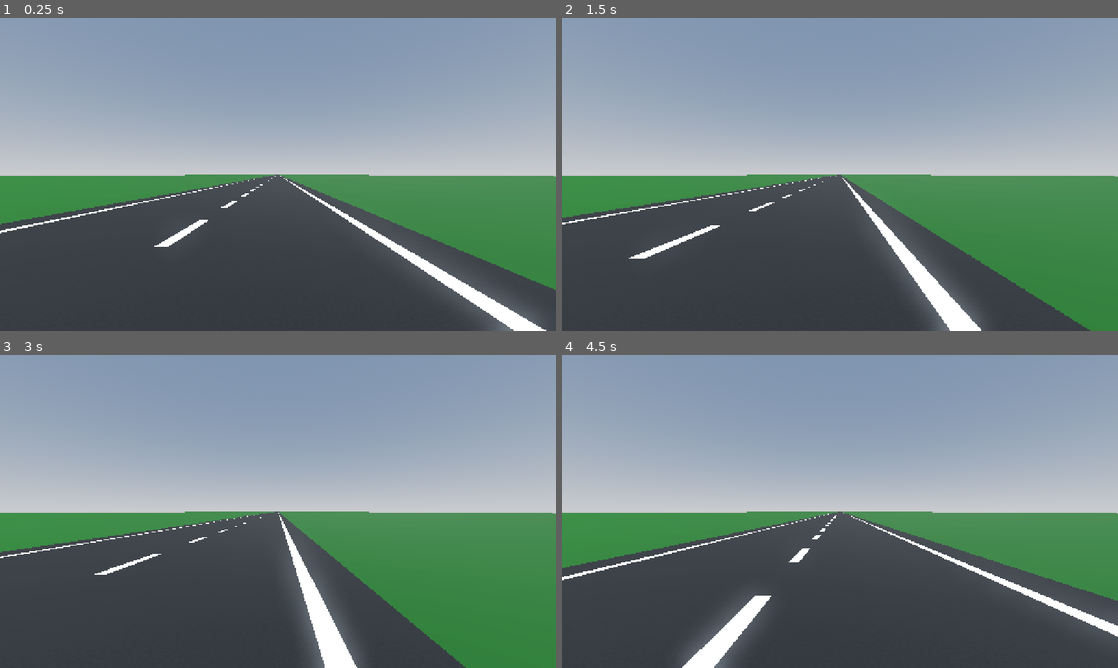
Above: before the commit, frames 1-4 (two rows, left to right).
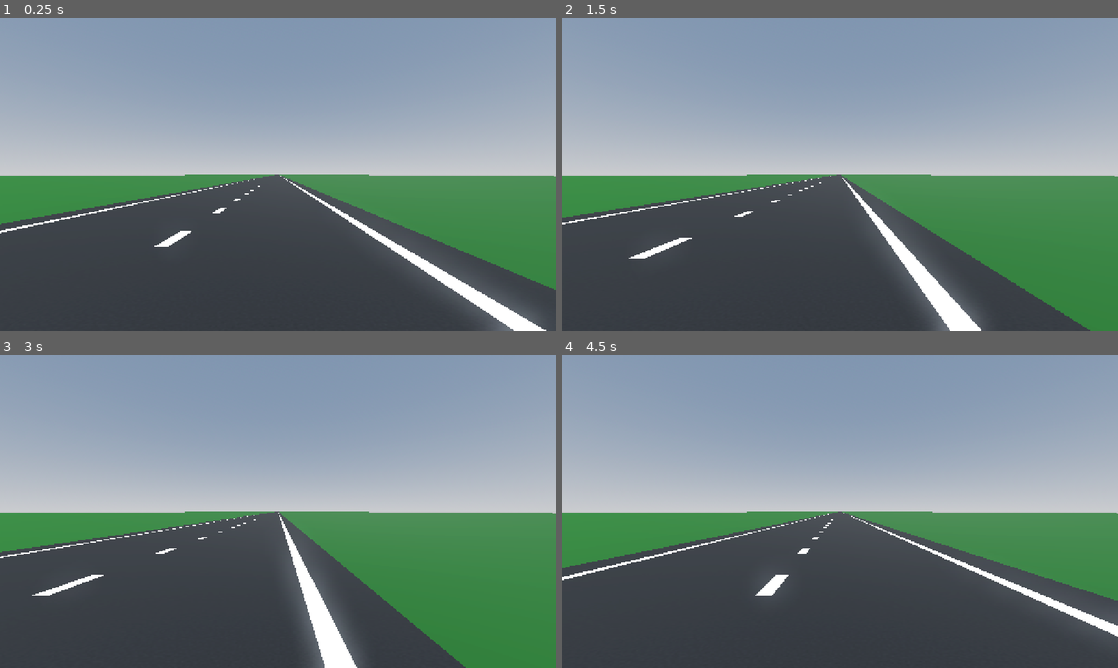
Above: after the commit, the same moments.

Repository: despauxemile/road-fpga-scene
Game: Godot game, scene res://world.tscn
The game is run twice, just before and just after one commit, with the same random seed, the same clock (stepped at 60 frames per second) and the same inputs.
Inputs:
- Up to frame 1 (0.25 s): no input
- Up to frame 2 (1.5 s): hold Right (right) 0.53-1.28 s; tap Space (toggle) at 0.6, 1.35 s; hold Left (left) from 1.28 s (still down)
- Up to frame 3 (3 s): release Left (left) at 2.03 s; hold Right (right) from 2.03 s (still down); tap Space (toggle) at 2.1, 2.85 s
- Up to frame 4 (4.5 s): release Right (right) at 3.53 s; hold Left (left) from 3.53 s (still down); tap Space (toggle) at 3.6, 4.35 s

The runs differ from the first frame. In frame 1, 0.1% of the frame differs, in the area x 32-50%, y 50-68%; in frame 2, 0.2%; in frame 3, 0.4%; in frame 4, 1.8%, in the area x 21-50%, y 51-100%.

Commit message:
smaller lines

Diff:
--- a/world.tscn
+++ b/world.tscn
@@ -53,7 +53,7 @@
 render_priority = 0
 shader = ExtResource("2_fj7yv")
 shader_parameter/scroll_speed = 15.0
-shader_parameter/dash_length = 2.0
+shader_parameter/dash_length = 1.0
 shader_parameter/gap_length = 2.0
 shader_parameter/line_length = 1000.0
 shader_parameter/line_color = Color(1, 1, 1, 1)
@@ -104,5 +104,5 @@
 skeleton = NodePath("../left_line")
 surface_material_override/0 = SubResource("ShaderMaterial_tlwt5")
 script = ExtResource("3_tlwt5")
-dash_length = 2.0
+dash_length = 1.0
 is_dashed = true
